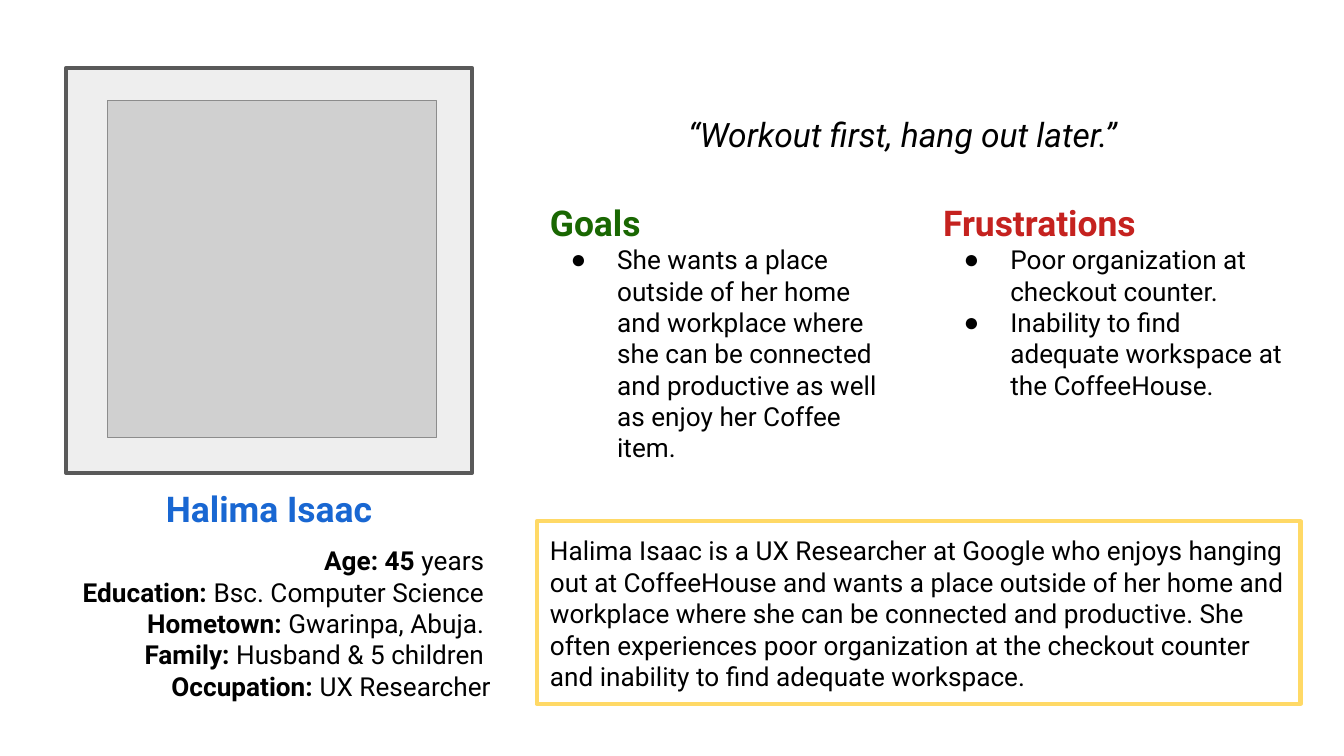
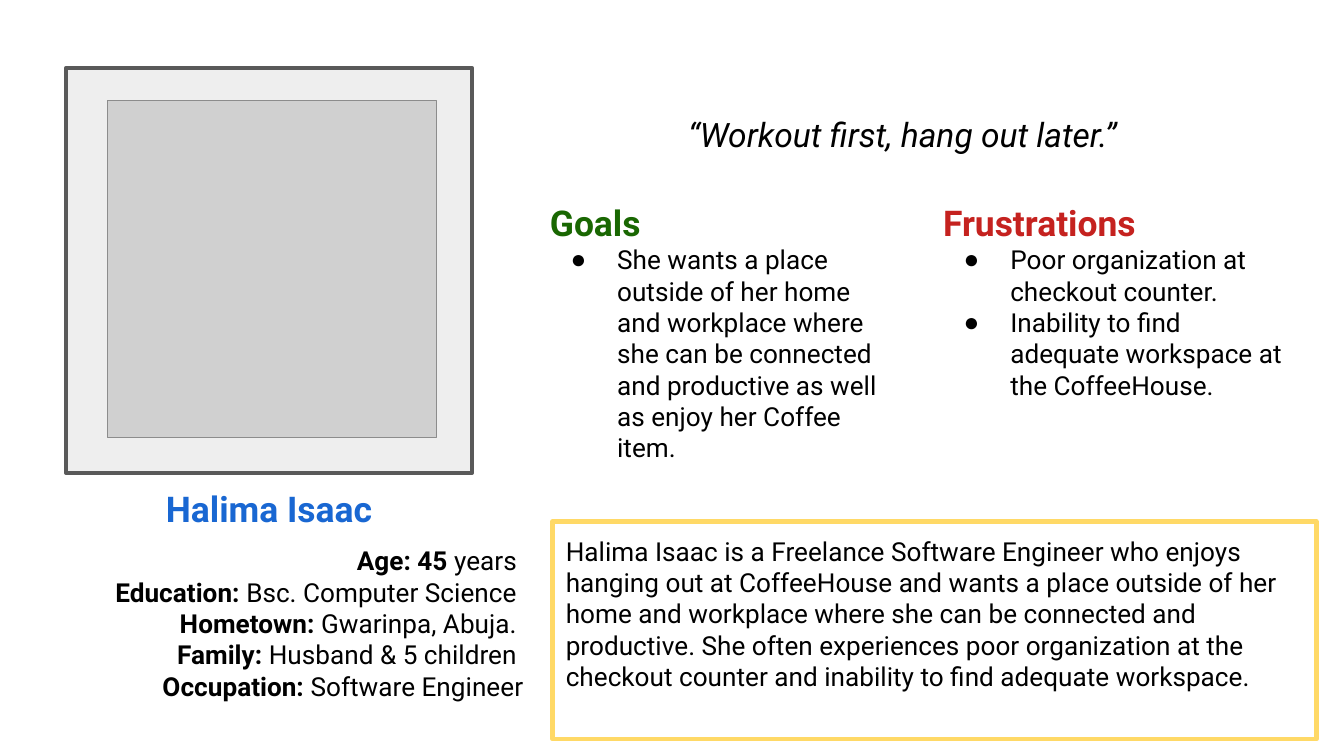
Before and after one commit to adex-badr18/google-ux-design, a slide deck: slide 2 of 02-ux-design-process/week1/Activity-on-persona/Persona.odp. Drawn at 1344x756 pixels with LibreOffice and Linux fonts; fonts in the diff are those of the drawing; grey boxes stand for pictures. Boxes give left, top, right and bottom in pixels: in the first picture for what was removed or moved away, otherwise in the second. Text is boxed around its words. In the diff, an @@ line names an element or a change of style, - is before the commit and + after.

```diff
--- a/02-ux-design-process/week1/Activity-on-persona/Persona.odp
+++ b/02-ux-design-process/week1/Activity-on-persona/Persona.odp
@@ text "Age: 45 years" moved from (x1=83, y1=551, x2=490, y2=702) to (x1=115, y1=551, x2=523, y2=702) @@
@@ rectangle "Halima Isaac is a Freelance ..." resized from (x1=536, y1=521, x2=1300, y2=704) to (x1=552, y1=521, x2=1316, y2=739) @@
@@ text in rectangle at (x1=566, y1=541, x2=1276, y2=692): text changed @@
-Halima Isaac is a UX Researcher at Google who enjoys hanging out at CoffeeHouse and wants a place outside of her home and workplace where she can be connected and productive. She often experiences poor organization at the checkout counter and inability to find adequate workspace.
+Halima Isaac is a Freelance Software Engineer who enjoys hanging out at CoffeeHouse and wants a place outside of her home and workplace where she can be connected and productive. She often experiences poor organization at the checkout counter and inability to find adequate workspace.
@@ text at (x1=162, y1=676, x2=523, y2=702): text changed @@
-Occupation: UX Researcher
+Occupation: Software Engineer
```
Also in this commit, not shown: 1 other slide changed, 3 other files.
